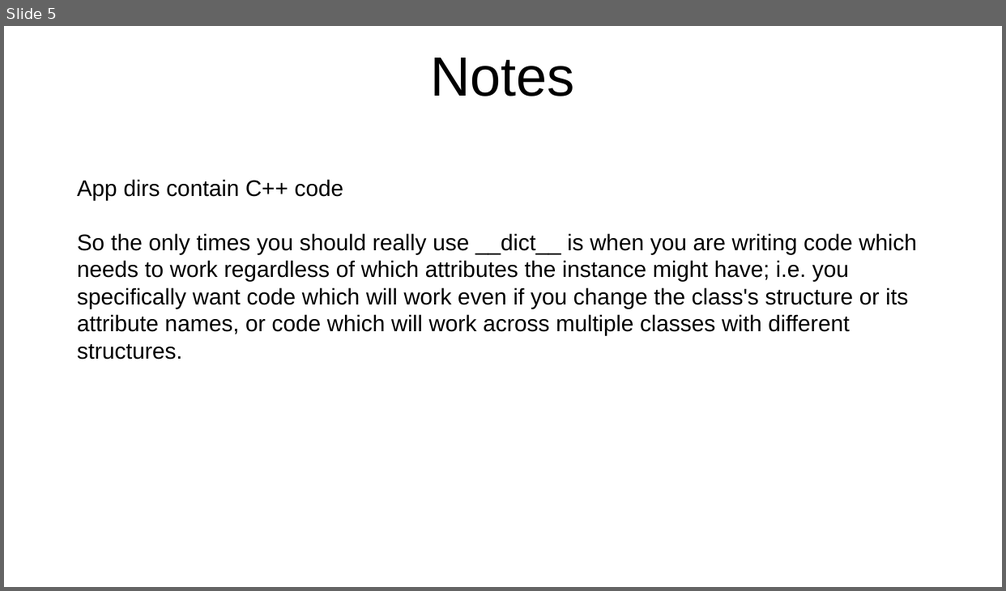
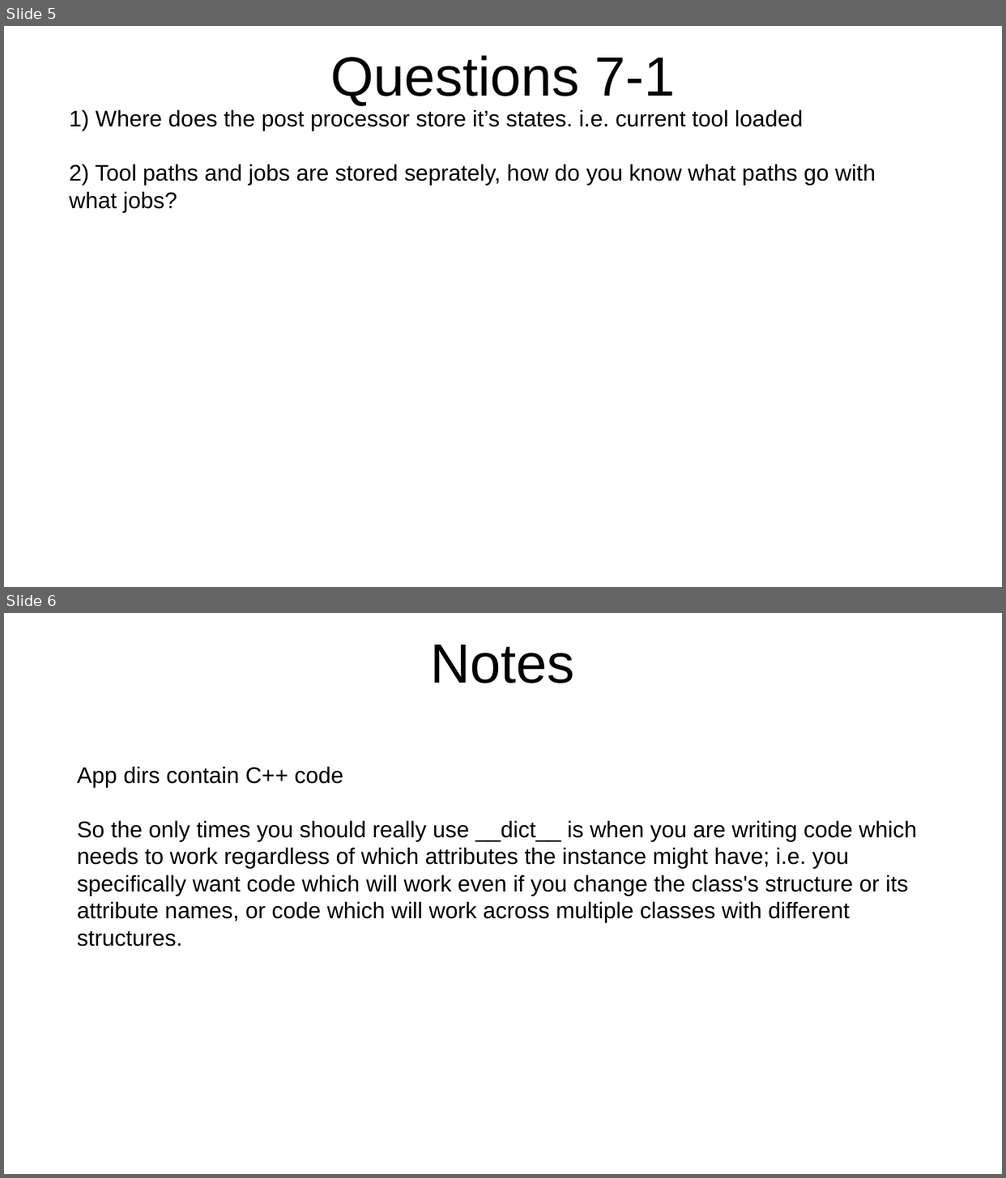
Before and after one commit to ShamanTcler/FreeCadPost, a slide deck: PostDoc 1.odp. Shown one above the other, each under a label of ours: slide 5 before the commit, slides 5 and 6 after it. The pictures are 1006x591 and 1006x1178 pixels, drawn with LibreOffice and Linux fonts; fonts in the diff are those of the drawing. Boxes give left, top, right and bottom in pixels: in the first picture for what was removed or moved away, otherwise in the second. Text is boxed around its words. In the diff, an @@ line names an element or a change of style, - is before the commit and + after.

```diff
--- a/PostDoc 1.odp
+++ b/PostDoc 1.odp
@@ slide 5 added at box(4, 26, 1002, 587), background #FFFFFF @@
@@ title added at box(330, 55, 675, 105), 44 pt, text #000000 @@
+Questions 7-1
@@ text added at box(69, 109, 876, 212), 18 pt, text #000000 @@
+1) Where does the post processor store it’s states. i.e. current tool loaded
+2) Tool paths and jobs are stored seprately, how do you know what paths go with what jobs?
@@ what was slide 5 is now slide 6 @@
```
Also in this commit, not shown: 1 slide changed, 2 other slides added, 11 other files.
